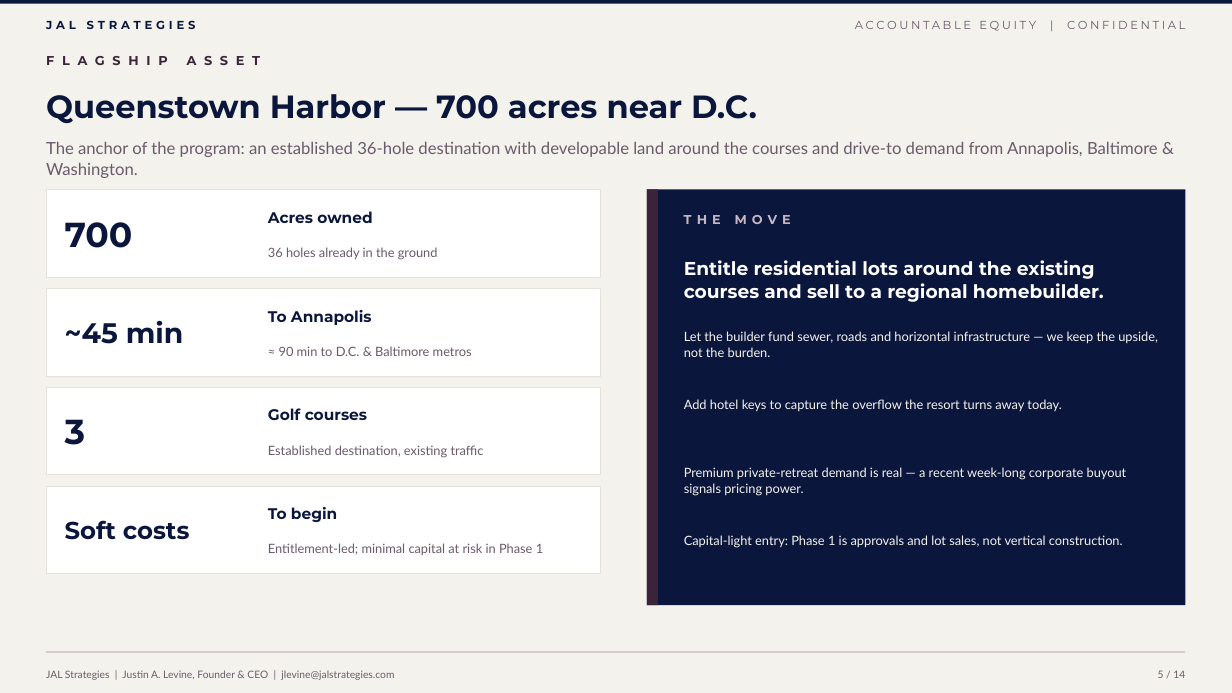
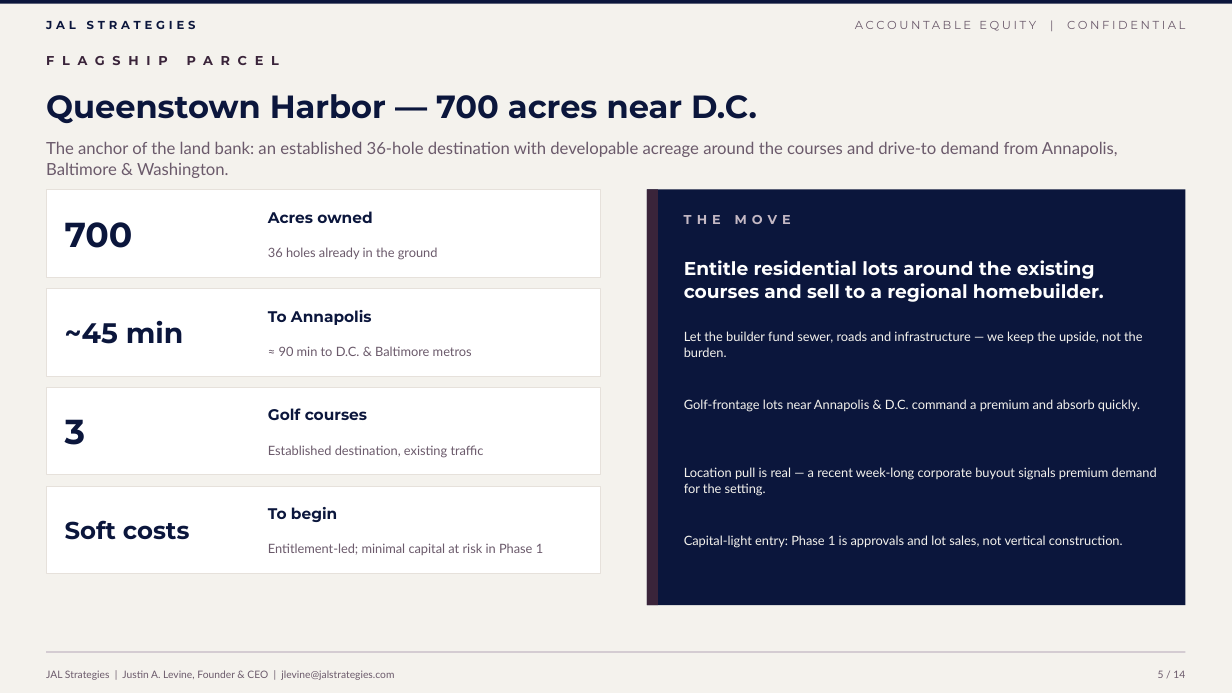
Before and after one commit to jlevine711/Apex, a slide deck: slide 5 of JAL_Accountable_Equity_Proposal.pptx. Drawn at 1232x693 pixels with LibreOffice and Linux fonts; fonts in the diff are those of the drawing. Boxes give left, top, right and bottom in pixels: in the first picture for what was removed or moved away, otherwise in the second. Text is boxed around its words. In the diff, an @@ line names an element or a change of style, - is before the commit and + after.

```diff
--- a/JAL_Accountable_Equity_Proposal.pptx
+++ b/JAL_Accountable_Equity_Proposal.pptx
@@ text at box(46, 46, 878, 74): text changed @@
-FLAGSHIP ASSET
+FLAGSHIP PARCEL
@@ text at box(46, 141, 1118, 178): text changed @@
-The anchor of the program: an established 36-hole destination with developable land around the courses and drive-to demand from Annapolis, Baltimore & Washington.
+The anchor of the land bank: an established 36-hole destination with developable acreage around the courses and drive-to demand from Annapolis, Baltimore & Washington.
@@ text at box(684, 331, 1143, 357): text changed @@
-Let the builder fund sewer, roads and horizontal infrastructure — we keep the upside, not the burden.
+Let the builder fund sewer, roads and infrastructure — we keep the upside, not the burden.
@@ text at box(684, 399, 1140, 412): text changed @@
-Add hotel keys to capture the overflow the resort turns away today.
+Golf-frontage lots near Annapolis & D.C. command a premium and absorb quickly.
@@ text at box(684, 467, 1157, 496): text changed @@
-Premium private-retreat demand is real — a recent week-long corporate buyout signals pricing power.
+Location pull is real — a recent week-long corporate buyout signals premium demand for the setting.
```
Also in this commit, not shown: 10 other slides changed, 2 slides added, 2 slides removed, 2 other files.
